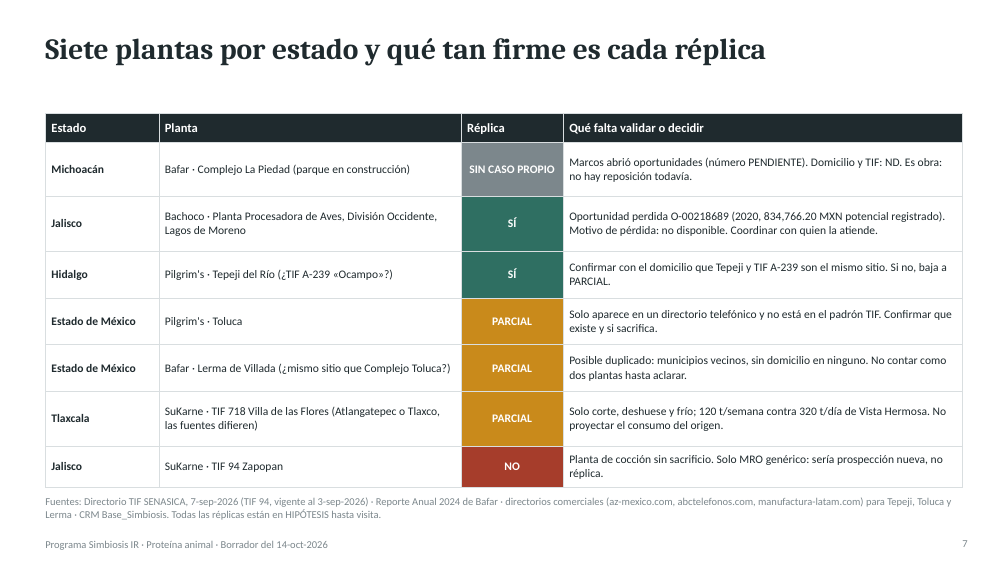
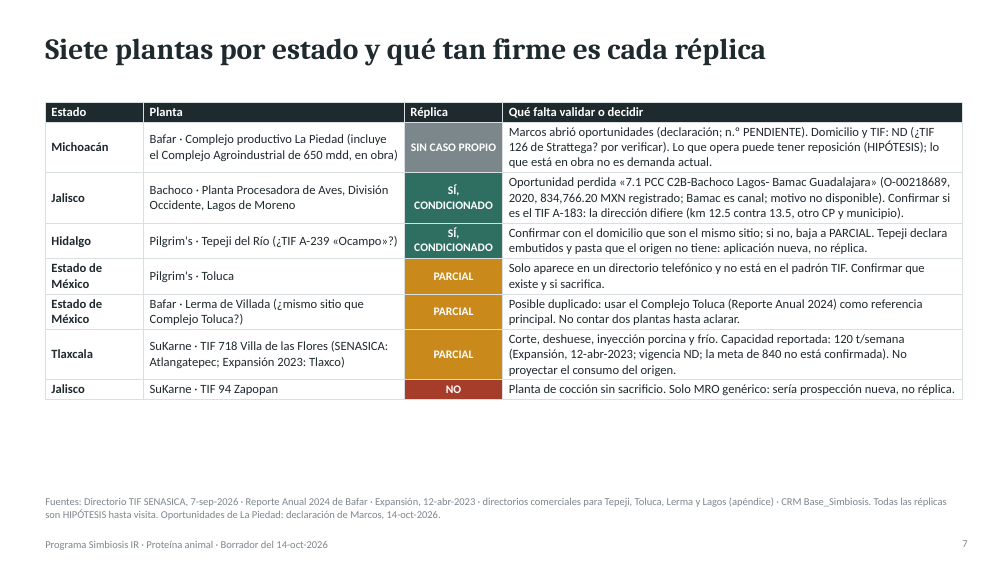
Before and after one commit to Marckqalex/Simbiosis-IR, a slide deck: slide 7 of entregables/Simbiosis_IR_Proteina_Animal_Entregable1.pptx. Drawn at 1008x567 pixels with LibreOffice and Linux fonts; fonts in the diff are those of the drawing. Boxes give left, top, right and bottom in pixels: in the first picture for what was removed or moved away, otherwise in the second. Text is boxed around its words. In the diff, an @@ line names an element or a change of style, - is before the commit and + after.

```diff
--- a/entregables/Simbiosis_IR_Proteina_Animal_Entregable1.pptx
+++ b/entregables/Simbiosis_IR_Proteina_Animal_Entregable1.pptx
@@ table at box(45, 102, 963, 399) @@
-row 2, column 2: Bafar · Complejo La Piedad (parque en construcción)
+row 2, column 2: Bafar · Complejo productivo La Piedad (incluye el Complejo Agroindustrial de 650 mdd, en obra)
-row 2, column 4: Marcos abrió oportunidades (número PENDIENTE). Domicilio y TIF: ND. Es obra: no hay reposición todavía.
+row 2, column 4: Marcos abrió oportunidades (declaración; n.º PENDIENTE). Domicilio y TIF: ND (¿TIF 126 de Strattega? por verificar). Lo que opera puede tener reposición (HIPÓTESIS); lo que está en obra no es demanda actual.
-row 3, column 3: SÍ
+row 3, column 3: SÍ, CONDICIONADO
-row 3, column 4: Oportunidad perdida O-00218689 (2020, 834,766.20 MXN potencial registrado). Motivo de pérdida: no disponible. Coordinar con quien la atiende.
+row 3, column 4: Oportunidad perdida «7.1 PCC C2B-Bachoco Lagos- Bamac Guadalajara» (O-00218689, 2020, 834,766.20 MXN registrado; Bamac es canal; motivo no disponible). Confirmar si es el TIF A-183: la dirección difiere (km 12.5 contra 13.5, otro CP y municipio).
-row 4, column 3: SÍ
+row 4, column 3: SÍ, CONDICIONADO
-row 4, column 4: Confirmar con el domicilio que Tepeji y TIF A-239 son el mismo sitio. Si no, baja a PARCIAL.
+row 4, column 4: Confirmar con el domicilio que son el mismo sitio; si no, baja a PARCIAL. Tepeji declara embutidos y pasta que el origen no tiene: aplicación nueva, no réplica.
-row 6, column 4: Posible duplicado: municipios vecinos, sin domicilio en ninguno. No contar como dos plantas hasta aclarar.
+row 6, column 4: Posible duplicado: usar el Complejo Toluca (Reporte Anual 2024) como referencia principal. No contar dos plantas hasta aclarar.
-row 7, column 2: SuKarne · TIF 718 Villa de las Flores (Atlangatepec o Tlaxco, las fuentes difieren)
+row 7, column 2: SuKarne · TIF 718 Villa de las Flores (SENASICA: Atlangatepec; Expansión 2023: Tlaxco)
-row 7, column 4: Solo corte, deshuese y frío; 120 t/semana contra 320 t/día de Vista Hermosa. No proyectar el consumo del origen.
+row 7, column 4: Corte, deshuese, inyección porcina y frío. Capacidad reportada: 120 t/semana (Expansión, 12-abr-2023; vigencia ND; la meta de 840 no está confirmada). No proyectar el consumo del origen.
@@ size 11 to 12 pt in "Michoacán", "Jalisco", "Bachoco · Planta Procesadora de Aves, División ...", "Hidalgo" and 10 more places @@
@@ table: place and size @@
-table at box(45, 113, 963, 483)
+table at box(45, 102, 963, 399)
@@ text at box(45, 497, 946, 520): text changed @@
-Fuentes: Directorio TIF SENASICA, 7-sep-2026 (TIF 94, vigente al 3-sep-2026) · Reporte Anual 2024 de Bafar · directorios comerciales (az-mexico.com, abctelefonos.com, manufactura-latam.com) para Tepeji, Toluca y Lerma · CRM Base_Simbiosis. Todas las réplicas están en HIPÓTESIS hasta visita.
+Fuentes: Directorio TIF SENASICA, 7-sep-2026 · Reporte Anual 2024 de Bafar · Expansión, 12-abr-2023 · directorios comerciales para Tepeji, Toluca, Lerma y Lagos (apéndice) · CRM Base_Simbiosis. Todas las réplicas son HIPÓTESIS hasta visita. Oportunidades de La Piedad: declaración de Marcos, 14-oct-2026.
```
Also in this commit, not shown: 7 other slides changed, 1 slide added, 2 other files.
